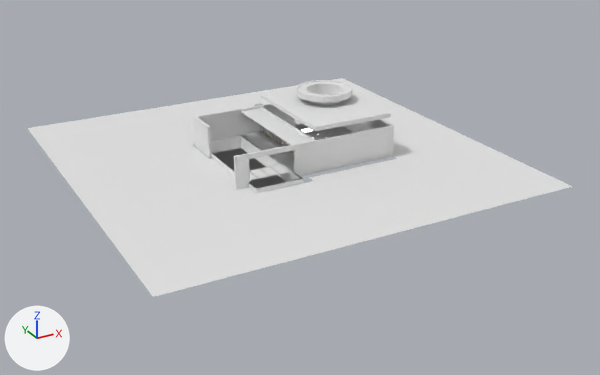
What one commit did to the Blender file metaverse-experience/asset/blender/hall.blend.
One viewpoint serves both versions: a camera (50 mm lens) standing at (-73.9, -144.7, 62.7) and looking at (2.1, -6.4, -6.4). Lighting does not change. The marker at lower left points along +X, +Y and +Z.
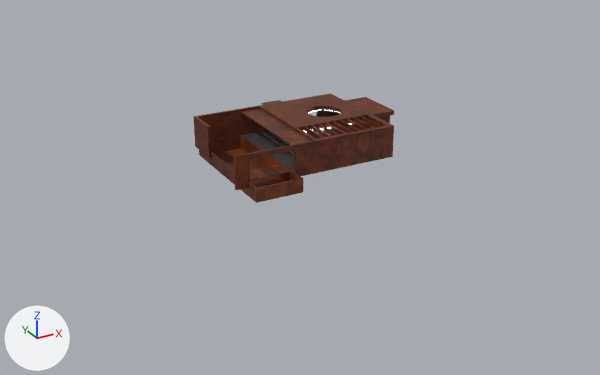
Where the newer file only moved an object's origin or applied its transform, the numbers keep the older frame.

Pixel boxes [x1, y1, x2, y2] of what changed, in the pictures (600 x 375 px; the box of a moved part takes in the faces that stretch with it):
'Plane', hidden
    before: [28, 78, 573, 297]
'Plane.001', reshaped, modifiers changed
    before: [194, 102, 394, 193]
    after: [194, 93, 394, 203]
'Plane.002', deleted
    before: [260, 89, 391, 131]
'Cylinder', deleted
    before: [296, 80, 352, 105]
'Plane.003', deleted
    before: [250, 165, 289, 181]
part 1 of me_plane, moved or reshaped (not visible afterwards)
    before: [97, 85, 531, 297]
part 2 of me_plane, recoloured
    before: [28, 78, 573, 280]
part 3 of me_plane_001, added
    after: [250, 172, 258, 181]
part 4 of me_plane_001, added
    after: [250, 169, 269, 179]
part 5 of me_plane_001, added
    after: [260, 167, 279, 176]
part 6 of me_plane_001, added
    after: [270, 165, 289, 174]
part 7 of me_plane_001, built on
    before: [242, 131, 294, 172]
    after: [242, 94, 394, 172]
part 9 of me_plane_001, recoloured (grey to brown)
    both: [194, 104, 394, 193]

Edits to the bpy script that builds the scene:
```text
Add mat_concrete:
    mat_concrete = bpy.data.materials.new('concrete')
    # uses the picture img_concrete_base_color_jpg_001
    # uses the picture img_concrete_height_jpg_001
    # uses the picture img_concrete_metallic_jpg_001
    # uses the picture img_concrete_normal_jpg_001
    # uses the picture img_concrete_roughness_jpg_001
Add mat_ground:
    mat_ground = bpy.data.materials.new('ground')
    # uses the picture img_ground_base_color_jpg_001
    # uses the picture img_ground_height_jpg_001
    # uses the picture img_ground_metallic_jpg_001
    # uses the picture img_ground_normal_jpg_001
    # uses the picture img_ground_roughness_jpg_001
Add mat_material_001:
    mat_material_001 = principled_material('Material.001')
    mat_material_001.base_color = (0.0336, 0.0373, 0.8)  # blue #3336e7
Change me_plane:
    remove me_plane.from_pydata(...)  # 183 vertices, 108 faces, 1 loose edge; spans x -42.0..42.0, y -42.0..42.0, z -2.1..0.8
    add me_plane.from_pydata(...)  # 193 vertices, 126 faces; spans x -42.2..42.0, y -42.0..42.2, z -2.1..2.5
    me_plane part 1
    49 vertices are removed from x -42.0..21.0, y -42.0..14.0, z -2.1..0.8
    61 faces are deleted
    1 loose edge is deleted
    6 vertices in x -31.5, y -4.7..42.0, z -0.2 move by (0.0, 0.2, 2.1)
    5 vertices in x -21.0, y -4.7..42.0, z -0.2 move by (0.0, 0.2, 1.2)
    5 vertices in x -42.0, y -4.7..32.7, z -0.2 move by (0.0, 0.2, 2.7)
    17 vertices move from x -42.0..20.1, y -42.0..42.0, z -2.1..0.8 to x -42.2..19.5, y -42.0..42.0, z -2.1..2.5
    34 vertices are added at x -42.0..42.0, y -41.8..14.2, z -0.2..2.5
    11 new vertices lie (-5.4, 0.0, 0.0) away from vertices in x 31.5, y -42.0..42.0, z -0.2
    8 new vertices lie (0.0, -7.6, 0.0) away from vertices in x 2.8..42.0, y 11.8..14.0, z -0.2..0.8
    5 new vertices lie (10.5, 0.0, -0.6) away from vertices in x -42.0, y -41.8..-16.0, z -0.2..2.5
    5 new vertices lie (5.8, 0.0, 0.0) away from vertices in x -19.3..19.5, y -3.8..13.5, z 0.8
    80 new faces join them
    me_plane part 2: 46 faces spanning x -42.2..42.0, y -42.0..42.2, z -2.1..2.5 switch from no material to mat_material_001 (blue #3336e7)
Change me_plane_001:
    remove me_plane_001.from_pydata(...)  # 472 vertices, 425 faces, 1 loose edge; spans x -15.1..20.7, y -15.8..30.3, z -2.9..5.8
    add me_plane_001.from_pydata(...)  # 969 vertices, 706 faces, 21 loose edges; spans x -15.1..26.3, y -15.8..30.3, z -2.9..5.9
    me_plane_001 part 3: a new loose piece, a box spanning x -11.82..-9.82, y -11.41..-7.09, z -0.16..-0.02, in mat_concrete
    me_plane_001 part 4: a new loose piece, a box spanning x -9.54..-7.54, y -11.41..-7.09, z -0.16..-0.02, in mat_concrete
    me_plane_001 part 5: a new loose piece, a box spanning x -7.26..-5.26, y -11.41..-7.09, z -0.16..-0.02, in mat_concrete
    me_plane_001 part 6: a new loose piece, a box spanning x -4.98..-2.98, y -11.41..-7.09, z -0.16..-0.02, in mat_concrete
    me_plane_001 part 7: 2 vertices moved within x 2.6, y 5.3..11.8, z 0.0; 7 vertices removed from x 2.2..20.7, y 5.3..11.8, z 0.0..5.3; 472 vertices added at x -2.3..26.3, y -12.1..12.8, z -1.0..5.9
    me_plane_001 part 8: 380 kept faces spanning x -15.1..20.7, y -15.8..12.8, z -2.9..5.8 get new texture (UV) coordinates
    me_plane_001 part 9: 362 faces spanning x -15.1..20.7, y -15.8..12.8, z -2.9..5.8 switch from no material to mat_concrete
    me_plane_001 part 10: 18 faces spanning x 10.9..17.1, y 12.2..12.8, z 1.5..4.5 switch from no material to mat_concrete
    add me_plane_001.materials.append(mat_lights)  # white #ffffff
    add me_plane_001.materials.append(mat_ground)
Change ob_plane:
    add ob_plane.hide_render = True
Change ob_plane_001:
    remove _m = ob_plane_001.modifiers.new('Boolean', 'BOOLEAN')
    remove _m.object = ob_ctrl_hole
    remove _m = ob_plane_001.modifiers.new('Boolean.001', 'BOOLEAN')
    remove _m.object = ob_ctrl_hole_001
    remove _m = ob_plane_001.modifiers.new('Boolean.002', 'BOOLEAN')
    remove _m.object = ob_ctrl_hole_002
    remove _m = ob_plane_001.modifiers.new('Boolean.003', 'BOOLEAN')
    remove _m.object = ob_ctrl_hole_003
Remove ob_plane_002:
    ob_plane_002 = bpy.data.objects.new('Plane.002', me_plane_002)
Remove ob_plane_003:
    ob_plane_003 = bpy.data.objects.new('Plane.003', me_plane_003)
Remove ob_cylinder:
    ob_cylinder = bpy.data.objects.new('Cylinder', me_cylinder_001)
```
